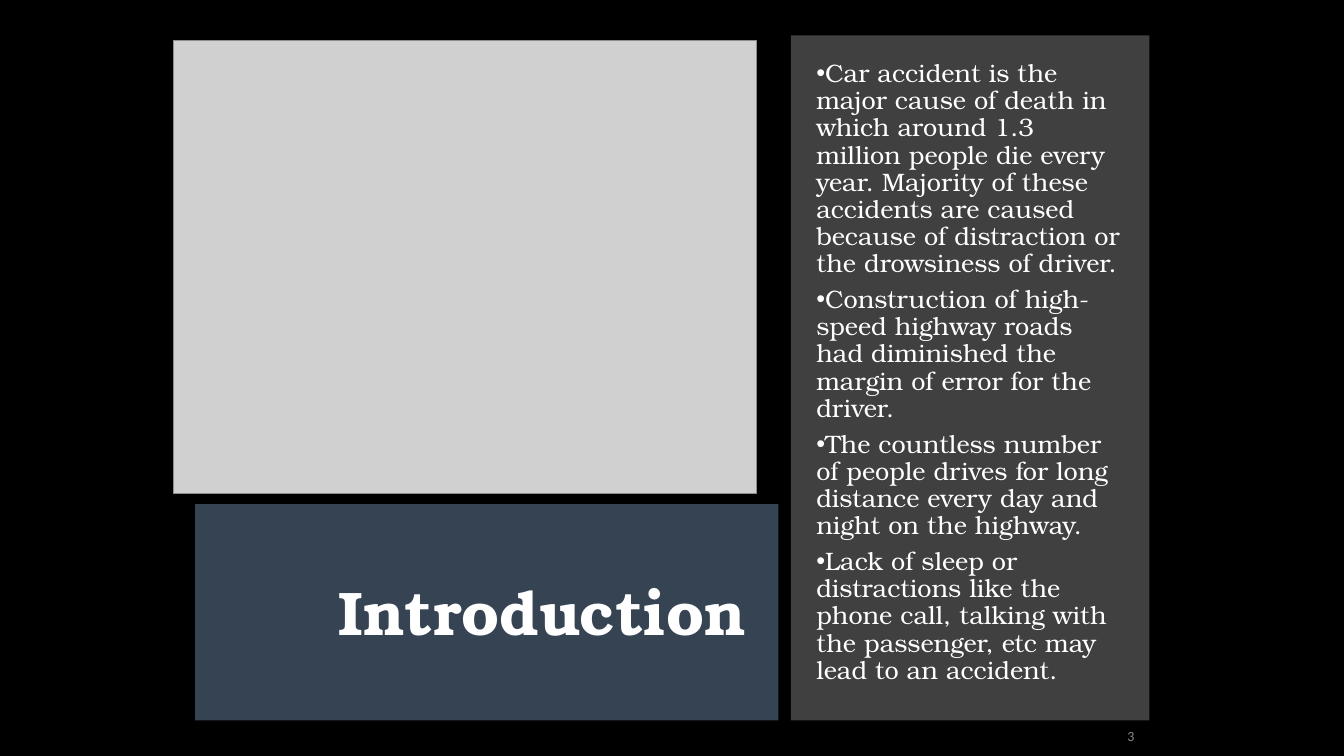
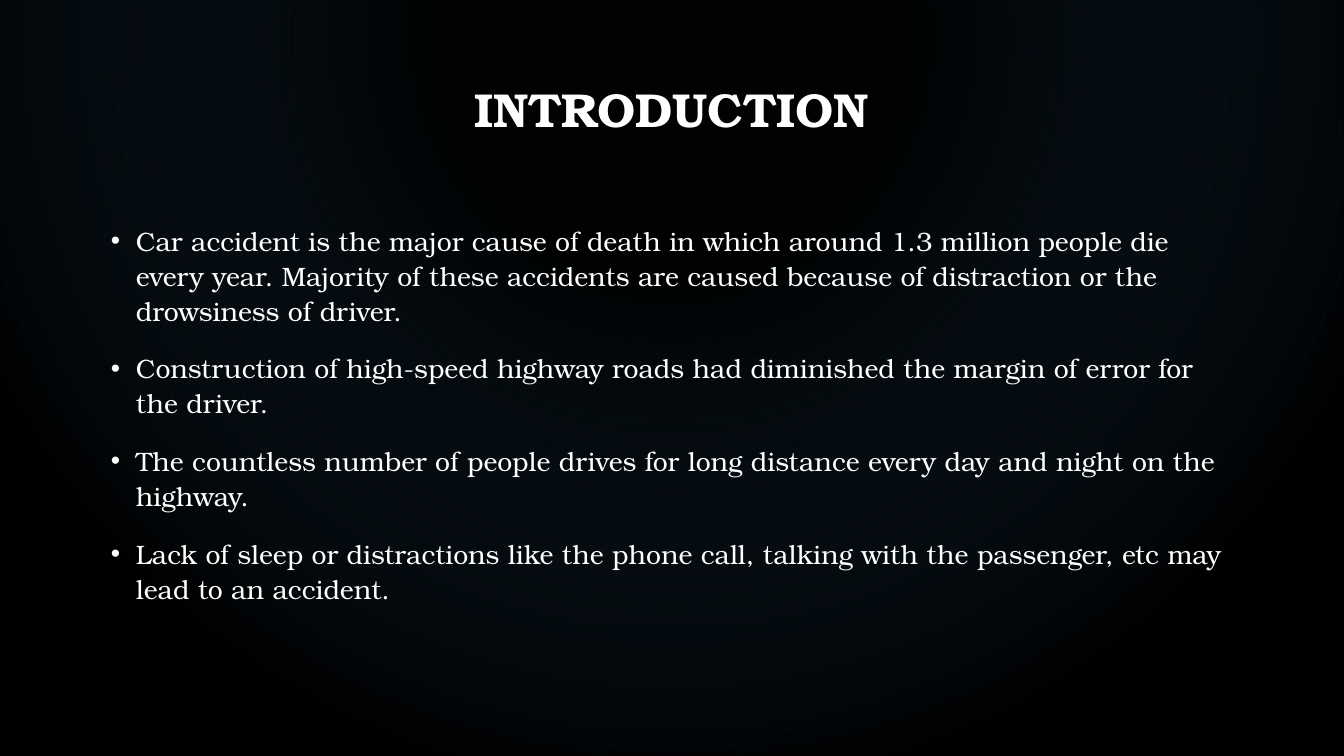
Before and after one commit to MRDGH2821/Drowsiness-Detector, a slide deck: slide 3 of Drowsiness Detector.pptx. Drawn at 1344x756 pixels with LibreOffice and Linux fonts; fonts in the diff are those of the drawing; grey boxes stand for pictures; background and template pictures are left out. Boxes give left, top, right and bottom in pixels: in the first picture for what was removed or moved away, otherwise in the second. Text is boxed around its words. In the diff, an @@ line names an element or a change of style, - is before the commit and + after.

```diff
--- a/Drowsiness Detector.pptx
+++ b/Drowsiness Detector.pptx
@@ rectangle added at <box>0,0,1344,756</box>, fill gradient #1F445F to #000000 @@
@@ picture removed at <box>173,40,757,493</box> @@
@@ rectangle removed at <box>791,35,1150,721</box> @@
@@ title at <box>474,94,869,128</box>: text changed; size 44 to 34 pt @@
-Introduction
+INTRODUCTION
@@ text "Car accident is the major ...": place and size @@
-text "Car accident is the major ..." at <box>816,64,1119,679</box>
+text "Car accident is the major ..." at <box>136,231,1222,600</box>
@@ text "Car accident is the major ..." at <box>136,231,1222,600</box>: size 18 to 19 pt; indent changed; line spacing 0.9 to 1.1; more space between paragraphs @@
@@ rectangle removed at <box>196,504,779,721</box> @@
@@ page number removed at <box>1127,732,1134,741</box> @@
-3
```
Also in this commit, not shown: 12 other slides changed, 1 slide added.
